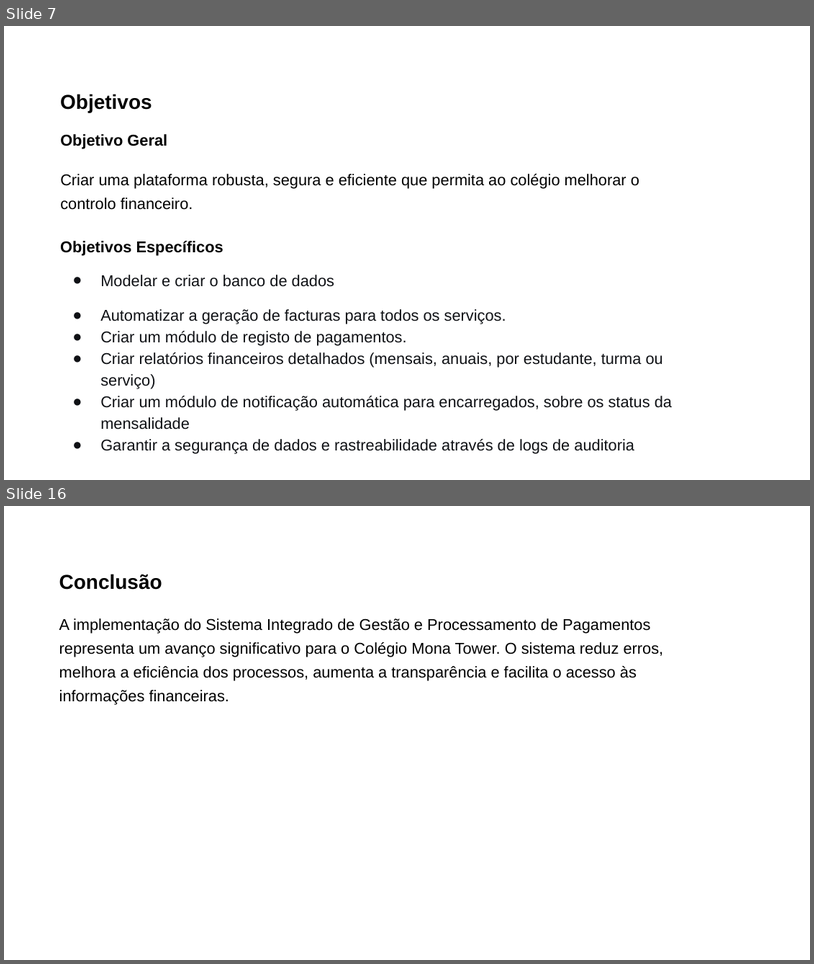
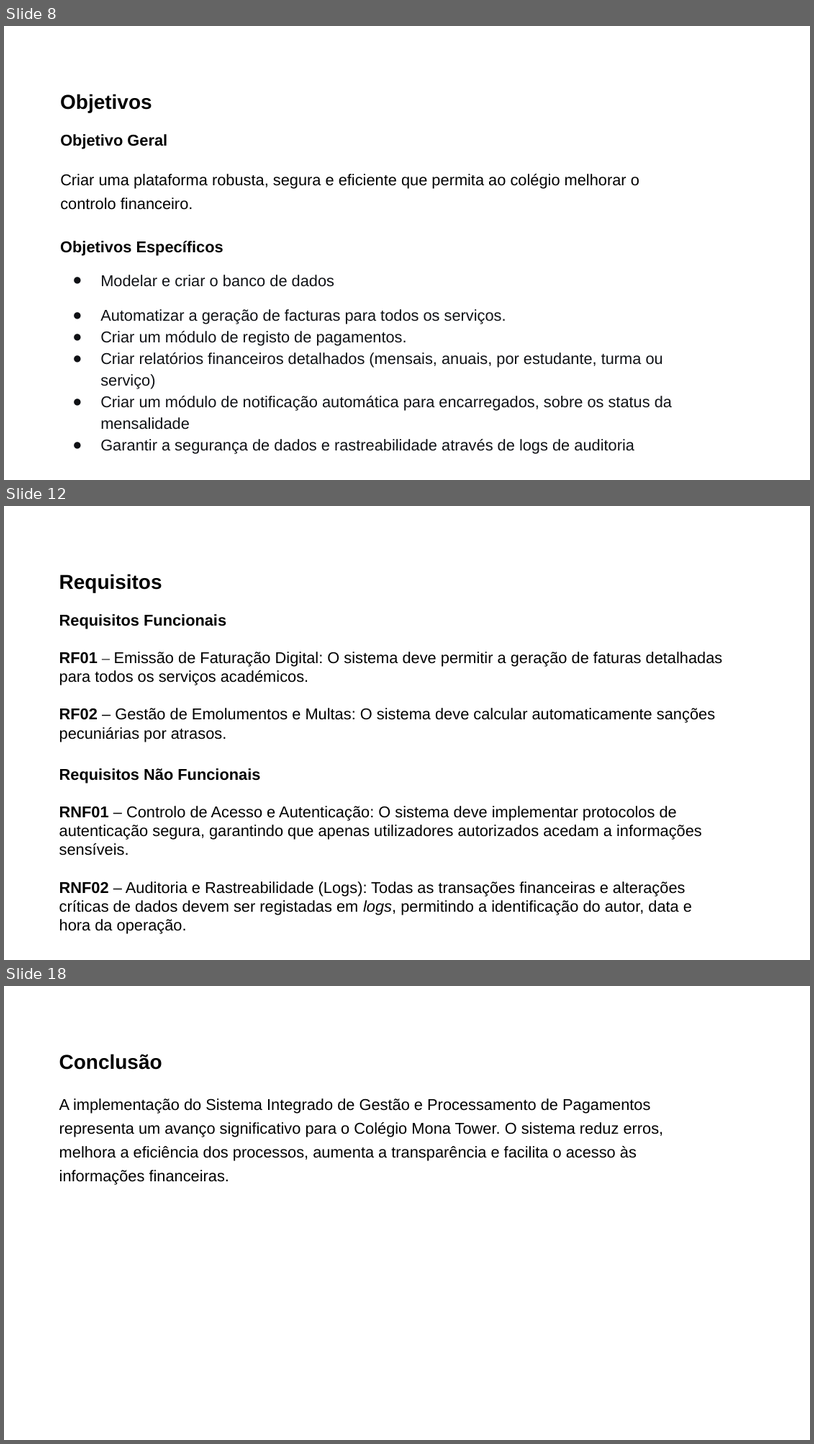
Before and after one commit to cristianoakgloria-web/Relat-rio-Slide, a slide deck: Apresentação_Cristiano&José.pptx. Shown one above the other, each under a label of ours: slides 7 and 16 before the commit, slides 8, 12 and 18 after it; the slides between them are not shown. The pictures are 814x964 and 814x1444 pixels, drawn with LibreOffice and Linux fonts; fonts in the diff are those of the drawing. Boxes give left, top, right and bottom in pixels: in the first picture for what was removed or moved away, otherwise in the second. Text is boxed around its words. In the diff, an @@ line names an element or a change of style, - is before the commit and + after.

```diff
--- a/Apresentação_Cristiano&José.pptx
+++ b/Apresentação_Cristiano&José.pptx
@@ slide 12 added at box(4, 506, 810, 960), background #FFFFFF @@
@@ text added at box(59, 574, 162, 592), 18 pt, text #000000, bold @@
+Requisitos
@@ text added at box(59, 614, 723, 741), 14 pt, text #000000 @@
+Requisitos Funcionais
+RF01 – Emissão de Faturação Digital: O sistema deve permitir a geração de faturas detalhadas para todos os serviços académicos.
+RF02 – Gestão de Emolumentos e Multas: O sistema deve calcular automaticamente sanções pecuniárias por atrasos.
@@ text added at box(59, 768, 702, 914), 14 pt, text #000000 @@
+Requisitos Não Funcionais
+RNF01 – Controlo de Acesso e Autenticação: O sistema deve implementar protocolos de autenticação segura, garantindo que apenas utilizadores autorizados acedam a informações sensíveis.
+RNF02 – Auditoria e Rastreabilidade (Logs): Todas as transações financeiras e alterações críticas de dados devem ser registadas em logs, permitindo a identificação do autor, data e hora da operação.
@@ what was slide 7 is now slide 8 @@
@@ what was slide 16 is now slide 18 @@
```
Also in this commit, not shown: 7 slides changed, 2 other slides added, 1 slide removed, 5 other files.
